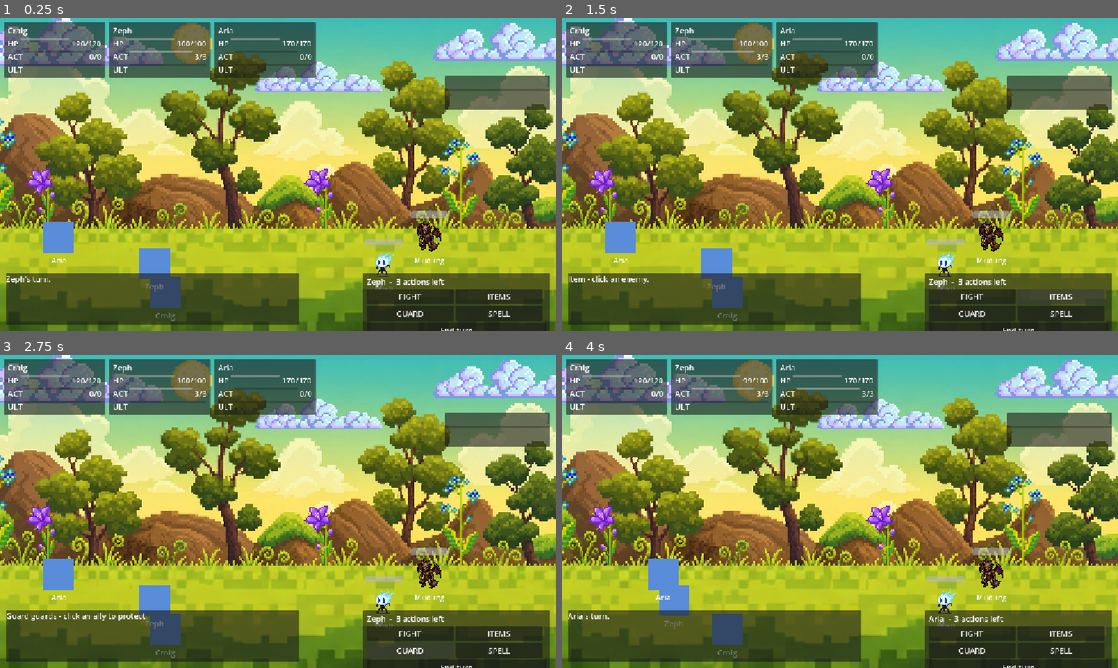
Above: before the commit, frames 1-4 (two rows, left to right).
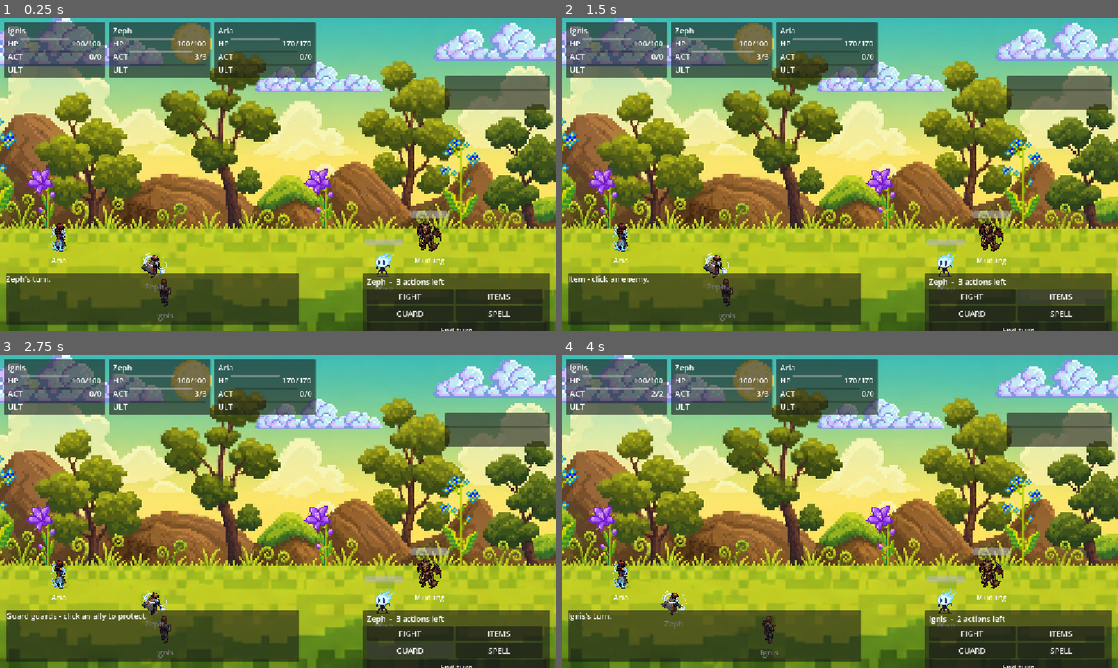
Above: after the commit, the same moments.

Repository: j75484696-bot/rpg_game_dmitra
Game: Godot game, scene res://scenes/battle/battle.tscn
Same seed, same stepped clock (60 frames per second), same inputs: the game is played once before the commit and once after it.
Inputs:
- Up to frame 1 (0.25 s): no input
- Up to frame 2 (1.5 s): click "FIGHT" at 0.5 s; click "ITEMS" at 1.25 s
- Up to frame 3 (2.75 s): click "GUARD" at 2 s
- Up to frame 4 (4 s): click "SPELL" at 2.75 s; click "End turn" at 3.5 s

The runs differ from the first frame. In frame 1, 1.7% of the frame differs, in the area x 1-33%, y 2-97%; in frame 2, 1.7%; in frame 3, 1.7%; in frame 4, 2.5%, in the area x 1-80%, y 2-97%.

Commit message:
Add hero idle animations and swap Ignis into the lineup
Three 1024x64 strips, 16 frames, assigned by elemental tell:

  Ignis  cradling a glowing orange ember       Fire
  Aria   pale blue flames rising               Water
  Zeph   white-blue vortex rings               Wind

Ignis takes Craig's Front slot (ignis.tres 3 -> 0, craig.tres 0 -> 3)
since Craig has no art yet. Verified in-engine:

  Ignis   16 frames, playing   spd=23 actions=2
  Zeph    16 frames, playing   spd=28 actions=3
  Aria    16 frames, playing   spd=18 actions=3
  Mudling / Wisp                8 frames each

Every combatant in the default fight now has real art.

NOTE this is a balance change, not only a visual one. Front draws 50
threat, the highest in the game, and Ignis is the glass cannon -- 100 HP
and 16 DEF against Craig's 120/32. He takes the most hits while least
able to survive them. Fine for viewing the art; move him to Back1 before
drawing any balance conclusion from a playtest.

Co-Authored-By: Claude Opus 5 <noreply@anthropic.com>

Diff:
--- a/data/heroes/craig.tres
+++ b/data/heroes/craig.tres
@@ -11,7 +11,7 @@
 base_stats = [30, 120, 32, 18, 18, 13]
 growth = [2, 11, 3, 2, 1, 1]
 stat_points = [0, 0, 0, 0, 0, 0]
-position = 0
+position = 3
 unlocked_skills = []
 known_spells = []
 equipped_spells = []
--- a/data/heroes/ignis.tres
+++ b/data/heroes/ignis.tres
@@ -11,7 +11,7 @@
 base_stats = [24, 100, 16, 34, 28, 23]
 growth = [1, 8, 1, 4, 3, 2]
 stat_points = [0, 0, 0, 0, 0, 0]
-position = 3
+position = 0
 unlocked_skills = []
 known_spells = []
 equipped_spells = []
Binary file added: assets/sprites/characters/hero_aria_bidle.png
Not shown, added: assets/sprites/characters/hero_aria_bidle.png.import
Binary file added: assets/sprites/characters/hero_ignis_bidle.png
Not shown, added: assets/sprites/characters/hero_ignis_bidle.png.import
Binary file added: assets/sprites/characters/hero_zeph_bidle.png
Not shown, added: assets/sprites/characters/hero_zeph_bidle.png.import
Not shown, changed: CHANGELOG.md
